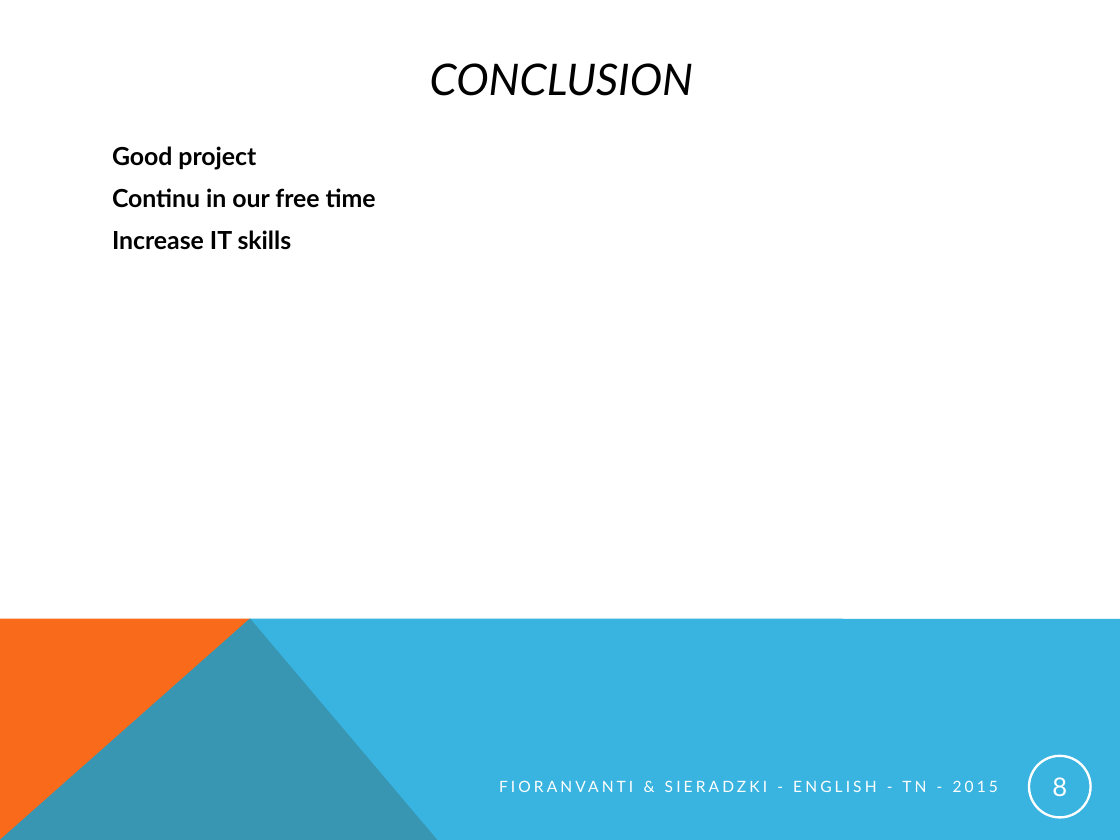
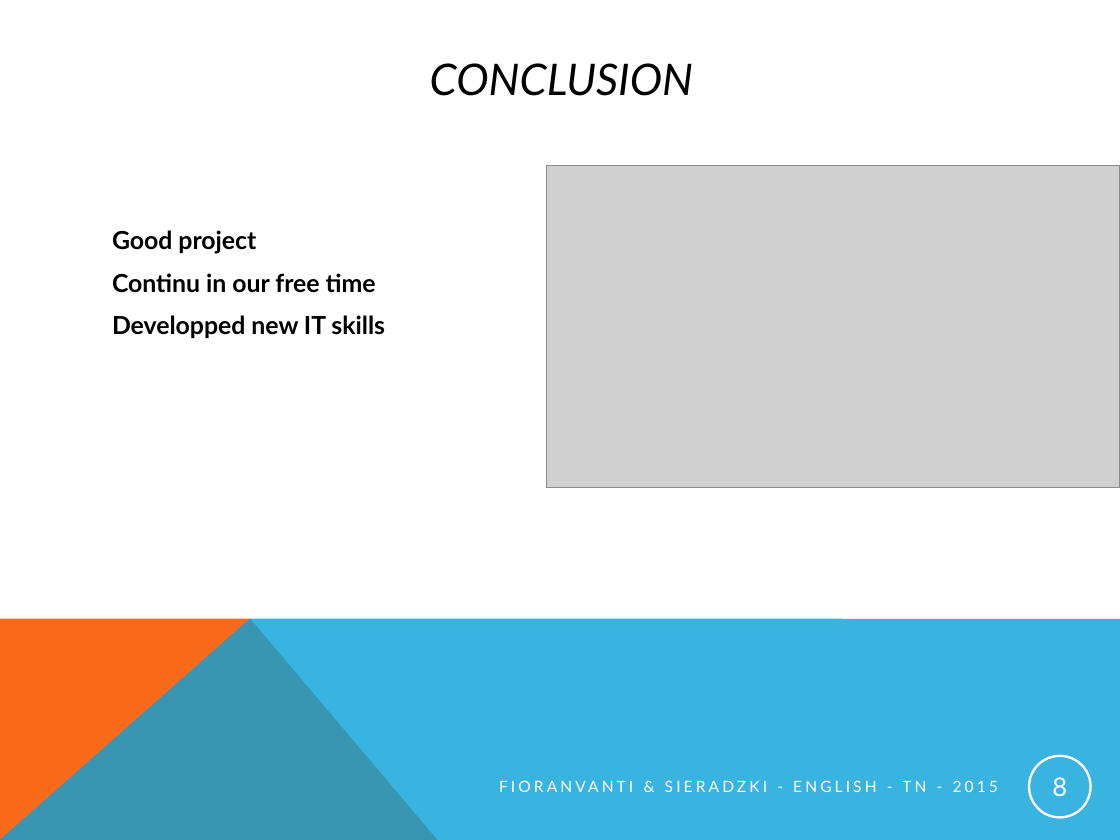
Before and after one commit to pINKmUNster/Projet_Anglais, a slide deck: slide 8 of English_presentation_project.pptx. Drawn at 1120x840 pixels with LibreOffice and Linux fonts; fonts in the diff are those of the drawing; grey boxes stand for pictures. Boxes give left, top, right and bottom in pixels: in the first picture for what was removed or moved away, otherwise in the second. Text is boxed around its words. In the diff, an @@ line names an element or a change of style, - is before the commit and + after.

```diff
--- a/English_presentation_project.pptx
+++ b/English_presentation_project.pptx
@@ picture added at box(547, 166, 1120, 488) @@
@@ text at box(112, 315, 385, 339): text changed @@
-Increase IT skills
+Developped new IT skills
```
Also in this commit, not shown: 4 other slides changed, 2 other files.
